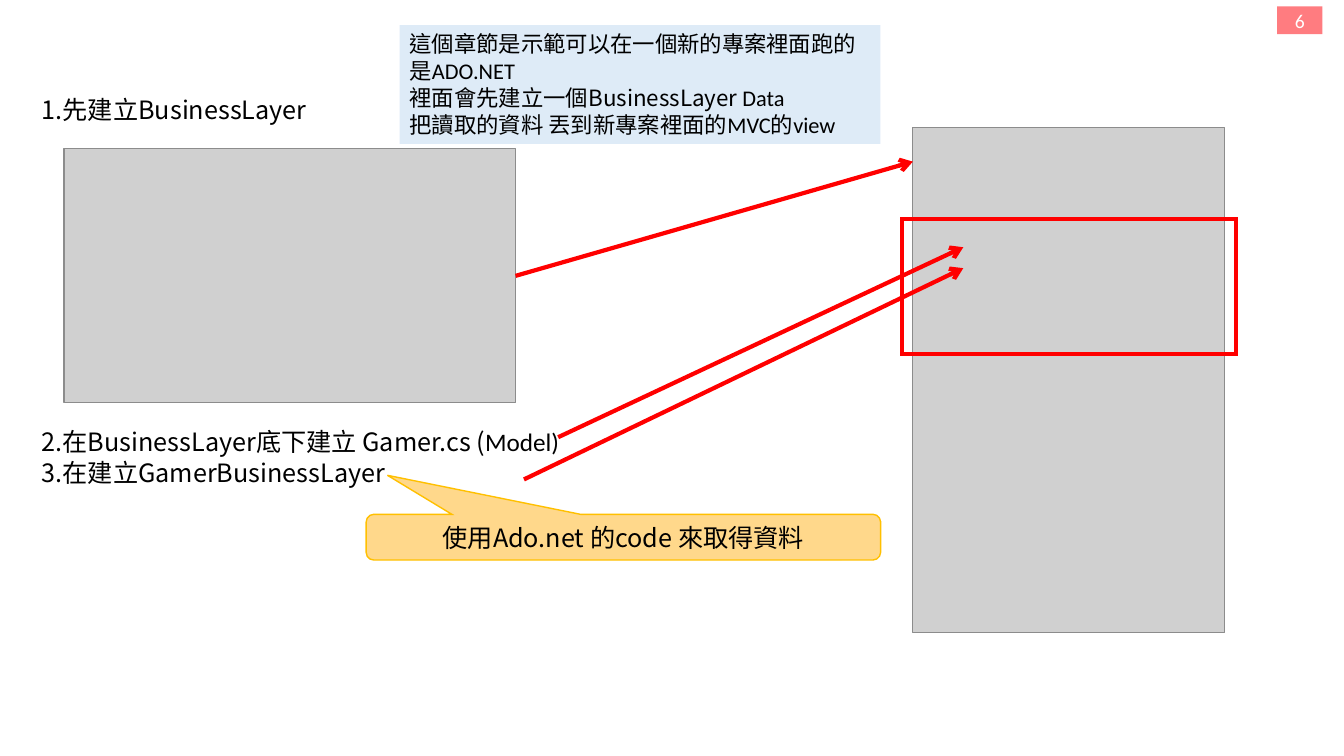
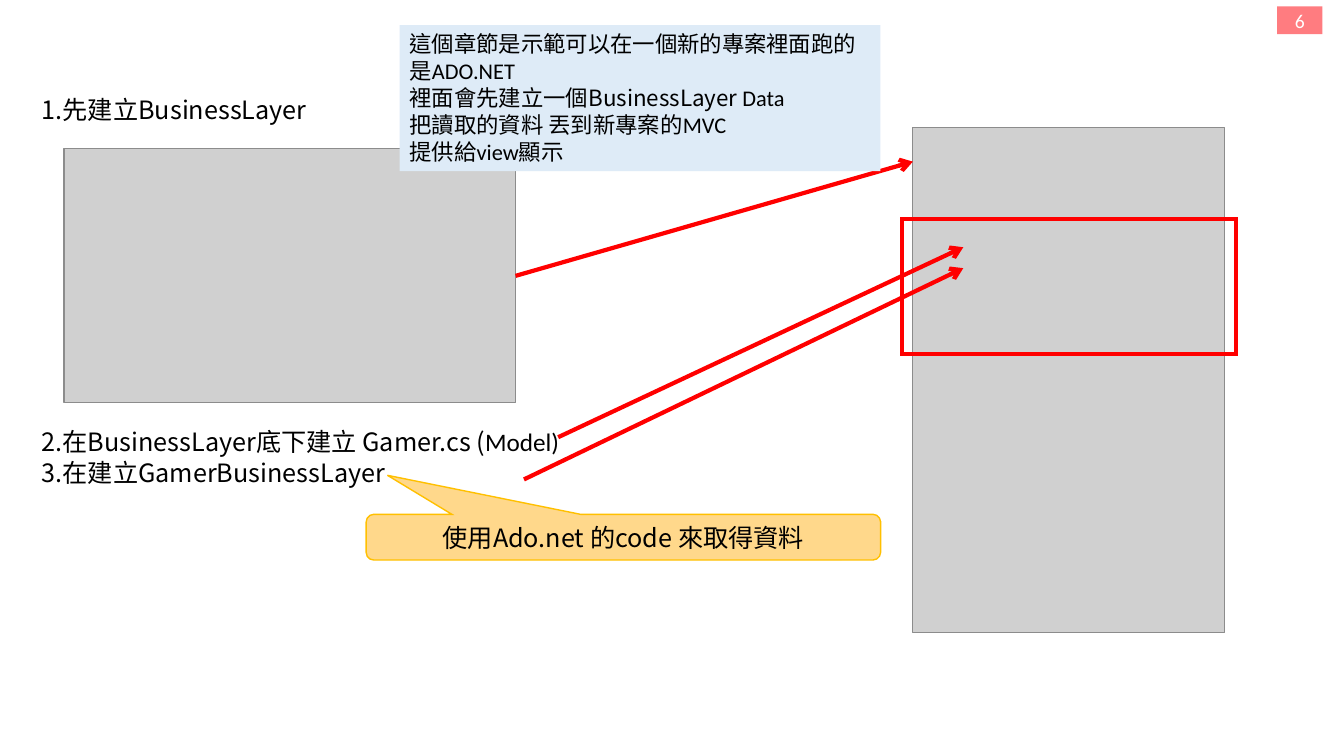
Before and after one commit to f85084/MVC, a slide deck: slide 2 of 筆記.pptx. Drawn at 1344x756 pixels with LibreOffice and Linux fonts; fonts in the diff are those of the drawing; grey boxes stand for pictures. Boxes give left, top, right and bottom in pixels: in the first picture for what was removed or moved away, otherwise in the second. Text is boxed around its words. In the diff, an @@ line names an element or a change of style, - is before the commit and + after.

```diff
--- a/筆記.pptx
+++ b/筆記.pptx
@@ rectangle "這個章節是示範可以在一個新的專案裡面跑的是ADO.NET 裡面會先建立一個BusinessLayer Data": place and size @@
-rectangle "這個章節是示範可以在一個新的專案裡面跑的是ADO.NET 裡面會先建立一個BusinessLayer Data" at [400,25,881,144]
+rectangle "這個章節是示範可以在一個新的專案裡面跑的是ADO.NET 裡面會先建立一個BusinessLayer Data" at [400,25,881,171]
@@ text in rectangle at [410,110,727,162]: text changed @@
-把讀取的資料 丟到新專案裡面的MVC的view
+把讀取的資料 丟到新專案的MVC
+提供給view顯示
```
Also in this commit, not shown: 22 other slides changed, 1 slide added, 3 slides removed, 22 other files.
